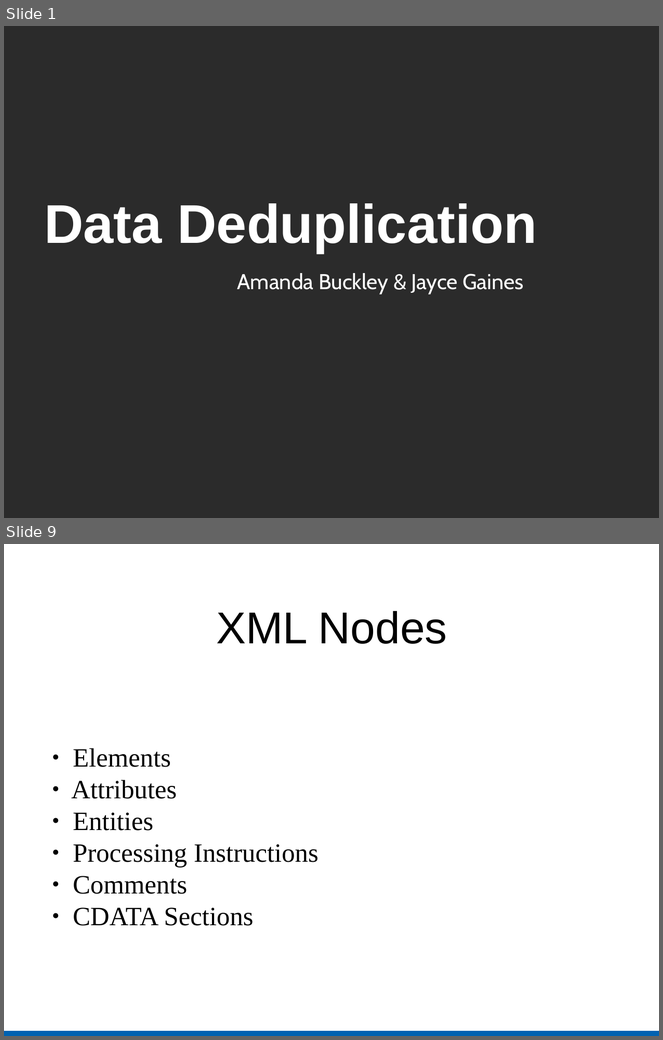
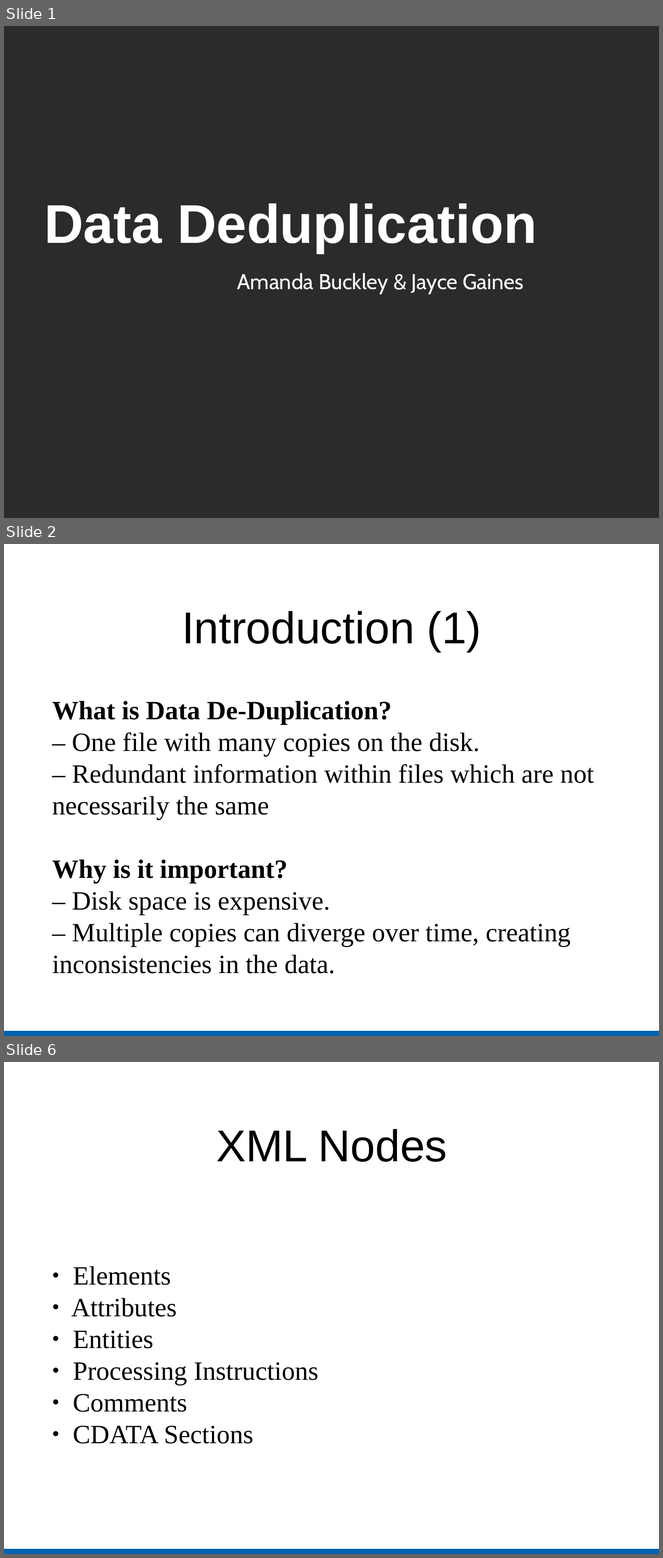
Before and after one commit to kratos12000/FastXMLDiff, a slide deck: Presentation/Slides.odp. Shown one above the other, each under a label of ours: slides 1 and 9 before the commit, slides 1, 2 and 6 after it; the slides between them are not shown. The pictures are 663x1040 and 663x1558 pixels, drawn with LibreOffice and Linux fonts; fonts in the diff are those of the drawing; background and template pictures are left out; a plain dark background stands for a picture behind light text. Boxes give left, top, right and bottom in pixels: in the first picture for what was removed or moved away, otherwise in the second. Text is boxed around its words. In the diff, an @@ line names an element or a change of style, - is before the commit and + after.

Commit message:
Added Amanda's Intro slides (and a few of my own) and a draft of the conclusion slides

```diff
--- a/Presentation/Slides.odp
+++ b/Presentation/Slides.odp
@@ slide 2 added at [4,544,659,1036], background #FFFFFF; not listed: 1 template element that a slide beside it also shows @@
@@ title added at [182,611,482,652], 54 pt, text #000000 @@
+Introduction (1)
@@ subtitle added at [52,701,594,974], 32 pt, text #000000 @@
+What is Data De-Duplication?
+– One file with many copies on the disk.
+– Redundant information within files which are not necessarily the same
+Why is it important?
+– Disk space is expensive.
+– Multiple copies can diverge over time, creating inconsistencies in the data.
@@ what was slide 9 is now slide 6 @@
```
Also in this commit, not shown: 1 slide changed, 10 other slides added, 8 slides removed.
